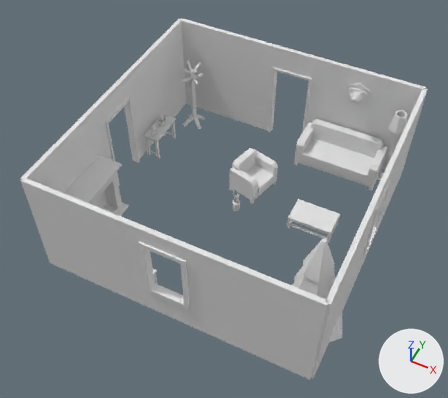
An edit to the glTF model scenes/room01.gltf, drawn before and after from the same camera.
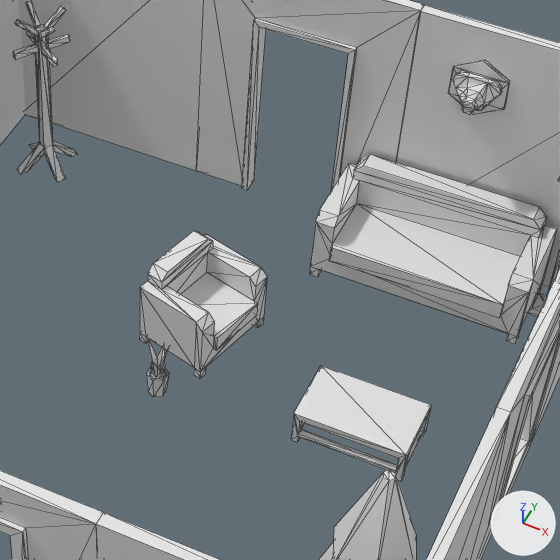
Old and new are each drawn whole from a camera (50 mm lens) standing at (6.91, -11.46, 10.93) and looking at (2.92, -3.48, 0.97) and again close up on the part from 39% to 87% of the width and 15% to 69% of the height. The axes (+X, +Y, +Z) are drawn at lower right. The lights are the same throughout. The close-ups show mesh edges as thin lines. Where no turn or scale is listed for an object, it has been applied to the vertices.

In view in the first close-up: 'choinka', 'coat_rack_standing', 'lounge_chair', 'lounge_sofa', 'potted_plant', 'table_coffee', 'wall.003', 'wall.005', 'wall.006', 'wall.007', 'wall_doorway.001', 'wall_window', 'wall_window.001'.
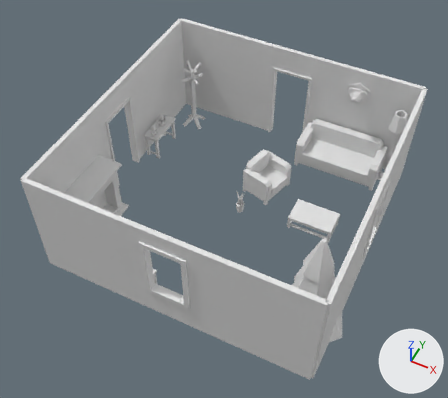
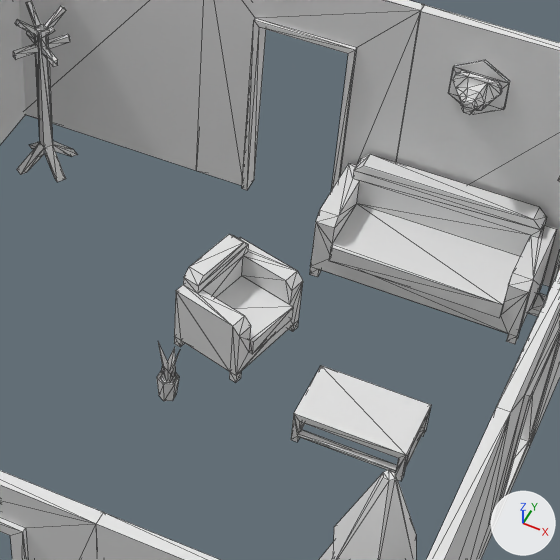
Where the change shows, as pixel boxes (x1, y1, x2, y2) in the close-ups (560 x 560 px):
'lounge_chair', moved: before (139, 231, 267, 379); after (174, 234, 303, 383)
'potted_plant', moved: before (146, 340, 170, 397); after (157, 342, 179, 401)

The change, as a list of edits to the scene's bpy script:
```text
Change ob_potted_plant:
    ob_potted_plant.location: (2.922, -2.856, 0.0) -> (3.022, -2.856, 0.0)
Change ob_lounge_chair:
    ob_lounge_chair.location: (2.99, -2.033, 0.0) -> (3.29, -1.933, 0.0)
```
